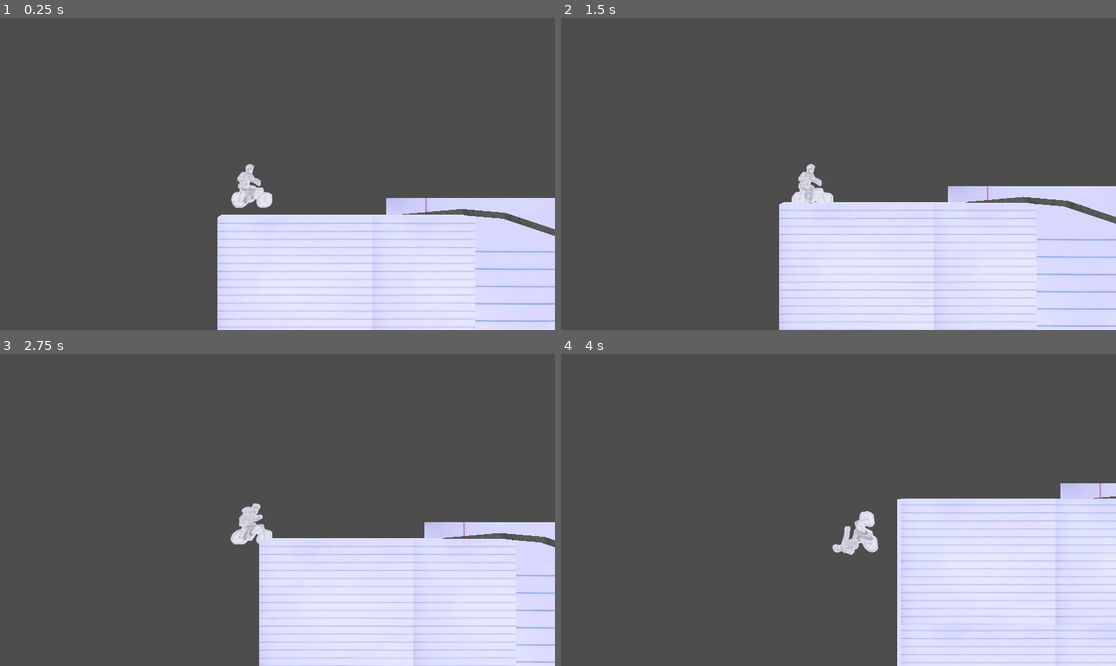
Above: before the commit, frames 1-4 (two rows, left to right).
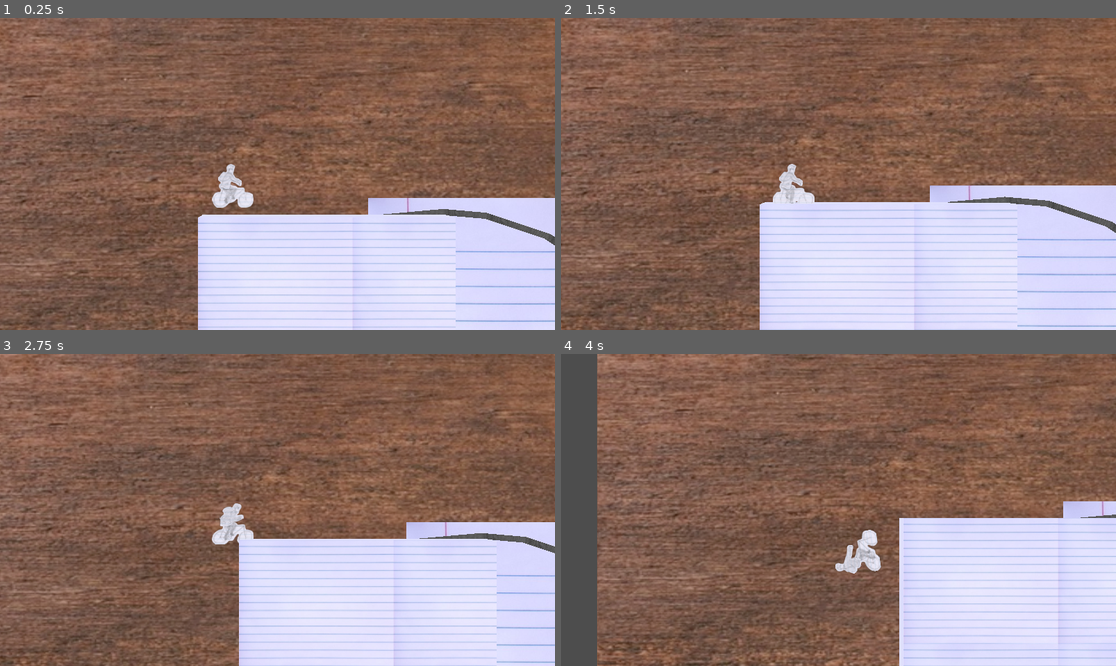
Above: after the commit, the same moments.

Repository: KyleSaki714/brackeysgamejam25-godotgame
Game: Godot game, scene res://World.tscn
Two runs of this game, one before a commit and one after it. Both use one fixed random seed, a clock stepped at 60 frames per second and the inputs below.
Inputs:
- Up to frame 1 (0.25 s): no input
- Up to frame 2 (1.5 s): hold Right (tilt right) 0.53-1.28 s; tap Space (jump) at 0.77 s; tap Enter at 1.25 s; hold S (backward) from 1.28 s (still down)
- Up to frame 3 (2.75 s): tap Space (jump) at 1.52 s; release S (backward) at 2.03 s; hold Right (tilt right) from 2.03 s (still down)
- Up to frame 4 (4 s): release Right (tilt right) at 2.78 s; hold Up (forward) 2.78-3.53 s; tap Space (jump) at 3.02, 3.77 s; hold Left (tilt left) from 3.53 s (still down)

The runs differ from the first frame. In frame 1, 75% of the frame differs, in the area x 0-100%, y 0-100%; in frame 2, 73%; in frame 3, 76%; in frame 4, 76%, in the area x 6-100%, y 0-100%.

Commit message:
reorganize Areas folder, add backgrounds, add wooden desk texture

Diff:
--- a/Areas/Area1.tscn
+++ /dev/null
@@ -1,15 +0,0 @@
-[gd_scene load_steps=3 format=3 uid="uid://f22myalbcc1g"]
-
-[ext_resource type="Script" path="res://Areas/Terrain.gd" id="1_5ey8v"]
-[ext_resource type="Curve3D" uid="uid://bqya0687umq2p" path="res://Areas/Platforms/TutorialMountainsCurve.tres" id="2_ws7rq"]
-
-[node name="Area1" type="StaticBody3D"]
-script = ExtResource("1_5ey8v")
-
-[node name="CollisionPolygon3D" type="CollisionPolygon3D" parent="."]
-depth = 3.0
-polygon = PackedVector2Array(0, 0, 0, 0)
-margin = 10.0
-
-[node name="Path3D" type="Path3D" parent="."]
-curve = ExtResource("2_ws7rq")
--- a/Areas/StartRamp.tscn
+++ b/Areas/AreaStartRamp.tscn
@@ -69,20 +69,26 @@
 path_joined = false
 material = SubResource("StandardMaterial3D_55xqf")
 
-[node name="MeshInstance3D" type="MeshInstance3D" parent="."]
+[node name="Background" type="Node3D" parent="."]
+
+[node name="MeshInstance3D" type="MeshInstance3D" parent="Background"]
 transform = Transform3D(1, 0, 0, 0, 1, 0, 0, 0, 1, 58.2083, -36.0188, -2)
 mesh = SubResource("PlaneMesh_xo7ou")
+skeleton = NodePath("../..")
 
-[node name="MeshInstance3D2" type="MeshInstance3D" parent="."]
+[node name="MeshInstance3D2" type="MeshInstance3D" parent="Background"]
 transform = Transform3D(1, 0, 0, 0, 1, 0, 0, 0, 1, 96.0579, -79.8578, -2)
 mesh = SubResource("PlaneMesh_xo7ou")
+skeleton = NodePath("../..")
 
-[node name="MeshInstance3D3" type="MeshInstance3D" parent="."]
+[node name="MeshInstance3D3" type="MeshInstance3D" parent="Background"]
 transform = Transform3D(0.709005, 0.705204, 0, -0.705204, 0.709005, 0, 0, 0, 1, 142.592, -100.456, -2)
 mesh = SubResource("PlaneMesh_xo7ou")
+skeleton = NodePath("../..")
 
-[node name="MeshInstance3D4" type="MeshInstance3D" parent="."]
+[node name="MeshInstance3D4" type="MeshInstance3D" parent="Background"]
 transform = Transform3D(1, 0, 0, 0, 1, 0, 0, 0, 1, 201.394, -93.7924, -2)
 mesh = SubResource("PlaneMesh_xo7ou")
+skeleton = NodePath("../..")
 
 [editable path="PlatformRectangle"]
--- a/Areas/Tutorial.tscn
+++ b/Areas/AreaTutorial.tscn
@@ -1,7 +1,8 @@
-[gd_scene load_steps=9 format=3 uid="uid://j3q4vlxlvote"]
+[gd_scene load_steps=12 format=3 uid="uid://j3q4vlxlvote"]
 
-[ext_resource type="PackedScene" uid="uid://cm2qqx4xalftm" path="res://Areas/PlatformCustomCurves.tscn" id="1_l6b4k"]
+[ext_resource type="PackedScene" uid="uid://cm2qqx4xalftm" path="res://Areas/Platforms/PlatformCustomCurves.tscn" id="1_l6b4k"]
 [ext_resource type="PackedScene" uid="uid://b2w80cyadsfv2" path="res://Areas/Platforms/PlatformRectangle.tscn" id="3_pl3mn"]
+[ext_resource type="Texture2D" uid="uid://vcw0w27hirda" path="res://assets/Textures/Write_Your_Story_Blank_Lined_Notebook_Paper_Creative_Commons_(4812267249).jpg" id="4_8w2hx"]
 [ext_resource type="Material" uid="uid://c1448lhcffexi" path="res://assets/Textures/Texture_LinedPaper.tres" id="4_w278w"]
 
 [sub_resource type="Curve3D" id="Curve3D_bfvo5"]
@@ -25,6 +26,15 @@
 [sub_resource type="BoxMesh" id="BoxMesh_ihk6m"]
 material = ExtResource("4_w278w")
 size = Vector3(60, 50, 3)
+
+[sub_resource type="StandardMaterial3D" id="StandardMaterial3D_blj7p"]
+albedo_texture = ExtResource("4_8w2hx")
+uv2_scale = Vector3(5, 5, 5)
+
+[sub_resource type="PlaneMesh" id="PlaneMesh_so7nw"]
+material = SubResource("StandardMaterial3D_blj7p")
+size = Vector2(60, 77.647)
+orientation = 2
 
 [node name="Tutorial" type="Node3D"]
 
@@ -89,6 +99,28 @@
 transform = Transform3D(1, 0, 0, 0, 1, 0, 0, 0, 1, 30, -25, 0)
 mesh = SubResource("BoxMesh_ihk6m")
 
+[node name="Background" type="Node3D" parent="."]
+
+[node name="MeshInstance3D" type="MeshInstance3D" parent="Background"]
+transform = Transform3D(-4.37114e-08, 1, 0, -1, -4.37114e-08, 0, 0, 0, 1, 224.208, -10.0188, -2)
+mesh = SubResource("PlaneMesh_so7nw")
+skeleton = NodePath("../..")
+
+[node name="MeshInstance3D2" type="MeshInstance3D" parent="Background"]
+transform = Transform3D(0.565831, -0.824521, 0, 0.824521, 0.565831, 0, 0, 0, 1, 339.058, 11.1422, -22)
+mesh = SubResource("PlaneMesh_so7nw")
+skeleton = NodePath("../..")
+
+[node name="MeshInstance3D3" type="MeshInstance3D" parent="Background"]
+transform = Transform3D(0.709005, 0.705204, 0, -0.705204, 0.709005, 0, 0, 0, 1, 127.592, 4.544, -16)
+mesh = SubResource("PlaneMesh_so7nw")
+skeleton = NodePath("../..")
+
+[node name="MeshInstance3D4" type="MeshInstance3D" parent="Background"]
+transform = Transform3D(1, 0, 0, 0, 1, 0, 0, 0, 1, 52.394, 4.2076, -12)
+mesh = SubResource("PlaneMesh_so7nw")
+skeleton = NodePath("../..")
+
 [editable path="PlatformCustomCurves"]
 [editable path="PlatformRectangle"]
 [editable path="PlatformRectangle2"]
--- a/Areas/PlatformCustomCurves.tscn
+++ /dev/null
@@ -1,17 +0,0 @@
-[gd_scene load_steps=3 format=3 uid="uid://cm2qqx4xalftm"]
-
-[ext_resource type="Script" path="res://Areas/Terrain.gd" id="1_oyfje"]
-
-[sub_resource type="Curve3D" id="Curve3D_cg6to"]
-bake_interval = 10.0
-
-[node name="PlatformCustomCurves" type="StaticBody3D"]
-script = ExtResource("1_oyfje")
-
-[node name="CollisionPolygon3D" type="CollisionPolygon3D" parent="."]
-depth = 3.0
-polygon = PackedVector2Array(0, 0, 0, 0)
-margin = 10.0
-
-[node name="Path3D" type="Path3D" parent="."]
-curve = SubResource("Curve3D_cg6to")
--- /dev/null
+++ b/Areas/Platforms/PlatformCustomCurves.tscn
@@ -0,0 +1,35 @@
+[gd_scene load_steps=5 format=3 uid="uid://cm2qqx4xalftm"]
+
+[ext_resource type="Script" path="res://Areas/Terrain.gd" id="1_oyfje"]
+[ext_resource type="Texture2D" uid="uid://djmjlvdol8i0x" path="res://assets/Textures/graphitetexture.jpg" id="2_jfv31"]
+
+[sub_resource type="Curve3D" id="Curve3D_cg6to"]
+bake_interval = 10.0
+
+[sub_resource type="StandardMaterial3D" id="StandardMaterial3D_2fk31"]
+albedo_color = Color(0.47788, 0.47788, 0.47788, 1)
+albedo_texture = ExtResource("2_jfv31")
+
+[node name="PlatformCustomCurves" type="StaticBody3D"]
+script = ExtResource("1_oyfje")
+
+[node name="CollisionPolygon3D" type="CollisionPolygon3D" parent="."]
+depth = 3.0
+polygon = PackedVector2Array(0, 0, 0, 0)
+margin = 10.0
+
+[node name="Path3D" type="Path3D" parent="."]
+curve = SubResource("Curve3D_cg6to")
+
+[node name="CSGPolygon3D" type="CSGPolygon3D" parent="."]
+mode = 2
+path_node = NodePath("../Path3D")
+path_interval_type = 0
+path_interval = 1.0
+path_simplify_angle = 8.6
+path_rotation = 1
+path_local = true
+path_continuous_u = false
+path_u_distance = 1.0
+path_joined = false
+material = SubResource("StandardMaterial3D_2fk31")
--- /dev/null
+++ b/Areas/Tests/Area1.tscn
@@ -0,0 +1,67 @@
+[gd_scene load_steps=11 format=3 uid="uid://f22myalbcc1g"]
+
+[ext_resource type="Script" path="res://Areas/Terrain.gd" id="1_ts5c4"]
+[ext_resource type="PackedScene" uid="uid://b2w80cyadsfv2" path="res://Areas/Platforms/PlatformRectangle.tscn" id="2_i0805"]
+[ext_resource type="Material" uid="uid://c1448lhcffexi" path="res://assets/Textures/Texture_LinedPaper.tres" id="3_7fucn"]
+[ext_resource type="PackedScene" uid="uid://cm2qqx4xalftm" path="res://Areas/Platforms/PlatformCustomCurves.tscn" id="4_w35xb"]
+[ext_resource type="Curve3D" uid="uid://bqya0687umq2p" path="res://Areas/Platforms/TutorialMountainsCurve.tres" id="5_lm68k"]
+[ext_resource type="Texture2D" uid="uid://vcw0w27hirda" path="res://assets/Textures/Write_Your_Story_Blank_Lined_Notebook_Paper_Creative_Commons_(4812267249).jpg" id="6_km7dm"]
+
+[sub_resource type="BoxShape3D" id="BoxShape3D_qao47"]
+size = Vector3(190, 1, 3)
+
+[sub_resource type="BoxMesh" id="BoxMesh_dauvt"]
+material = ExtResource("3_7fucn")
+size = Vector3(190, 50, 3)
+
+[sub_resource type="StandardMaterial3D" id="StandardMaterial3D_f57my"]
+albedo_texture = ExtResource("6_km7dm")
+uv2_scale = Vector3(5, 5, 5)
+
+[sub_resource type="PlaneMesh" id="PlaneMesh_edsmi"]
+material = SubResource("StandardMaterial3D_f57my")
+size = Vector2(60, 77.647)
+orientation = 2
+
+[node name="Area1" type="Node3D"]
+script = ExtResource("1_ts5c4")
+
+[node name="PlatformRectangle" parent="." instance=ExtResource("2_i0805")]
+
+[node name="CollisionShape3D" parent="PlatformRectangle" index="0"]
+transform = Transform3D(1, 0, 0, 0, 1, 0, 0, 0, 1, 95.02, -0.5, 0)
+shape = SubResource("BoxShape3D_qao47")
+
+[node name="MeshInstance3D3" parent="PlatformRectangle" index="1"]
+transform = Transform3D(1, 0, 0, 0, 1, 0, 0, 0, 1, 95, -25, 0)
+mesh = SubResource("BoxMesh_dauvt")
+
+[node name="PlatformCustomCurves" parent="." instance=ExtResource("4_w35xb")]
+
+[node name="Path3D" parent="PlatformCustomCurves" index="1"]
+curve = ExtResource("5_lm68k")
+
+[node name="Background" type="Node3D" parent="."]
+
+[node name="MeshInstance3D" type="MeshInstance3D" parent="Background"]
+transform = Transform3D(-4.37114e-08, 1, 0, -1, -4.37114e-08, 0, 0, 0, 1, 224.208, -10.0188, -2)
+mesh = SubResource("PlaneMesh_edsmi")
+skeleton = NodePath("../..")
+
+[node name="MeshInstance3D2" type="MeshInstance3D" parent="Background"]
+transform = Transform3D(1, 0, 0, 0, 1, 0, 0, 0, 1, 96.0579, -79.8578, -2)
+mesh = SubResource("PlaneMesh_edsmi")
+skeleton = NodePath("../..")
+
+[node name="MeshInstance3D3" type="MeshInstance3D" parent="Background"]
+transform = Transform3D(0.709005, 0.705204, 0, -0.705204, 0.709005, 0, 0, 0, 1, 142.592, -100.456, -2)
+mesh = SubResource("PlaneMesh_edsmi")
+skeleton = NodePath("../..")
+
+[node name="MeshInstance3D4" type="MeshInstance3D" parent="Background"]
+transform = Transform3D(1, 0, 0, 0, 1, 0, 0, 0, 1, 201.394, -93.7924, -2)
+mesh = SubResource("PlaneMesh_edsmi")
+skeleton = NodePath("../..")
+
+[editable path="PlatformRectangle"]
+[editable path="PlatformCustomCurves"]
--- /dev/null
+++ b/Areas/Tests/track_creator.tscn
@@ -0,0 +1,37 @@
+[gd_scene load_steps=6 format=3 uid="uid://b0lstjsusw1dh"]
+
+[ext_resource type="PackedScene" uid="uid://dcptis54g1co7" path="res://Areas/AreaStartRamp.tscn" id="1_q5wfv"]
+[ext_resource type="PackedScene" uid="uid://dg6p1qquywry7" path="res://Bike.tscn" id="2_cyo2i"]
+[ext_resource type="PackedScene" uid="uid://bi7rb6kshvy0f" path="res://GameCamera.tscn" id="3_yj266"]
+[ext_resource type="PackedScene" uid="uid://j3q4vlxlvote" path="res://Areas/AreaTutorial.tscn" id="4_1hnca"]
+
+[sub_resource type="Environment" id="Environment_37bjj"]
+ambient_light_source = 3
+ambient_light_color = Color(1, 1, 1, 1)
+ambient_light_sky_contribution = 0.38
+
+[node name="TrackCreator" type="Node3D"]
+
+[node name="Terrain" parent="." instance=ExtResource("1_q5wfv")]
+
+[node name="Terrain3" parent="." instance=ExtResource("1_q5wfv")]
+transform = Transform3D(1, 0, 0, 0, 1, 0, 0, 0, 1, 120, -141, 0)
+
+[node name="Terrain2" parent="." instance=ExtResource("1_q5wfv")]
+transform = Transform3D(1, 0, 0, 0, 1, 0, 0, 0, 1, 195, -88, 0)
+
+[node name="Bike" parent="." instance=ExtResource("2_cyo2i")]
+transform = Transform3D(1, 0, 0, 0, 1, 0, 0, 0, 1, 3.33828, 0.711944, 0)
+mass = 40.0
+
+[node name="GameCamera" parent="." node_paths=PackedStringArray("_follow_target", "_look_target") instance=ExtResource("3_yj266")]
+_follow_target = NodePath("../Bike/CamFollowTarget")
+_look_target = NodePath("../Bike/CamLookTarget")
+
+[node name="WorldEnvironment" type="WorldEnvironment" parent="."]
+environment = SubResource("Environment_37bjj")
+
+[node name="Tutorial" parent="." instance=ExtResource("4_1hnca")]
+transform = Transform3D(1, 0, 0, 0, 1, 0, 0, 0, 1, 0.667786, 0, 0)
+
+[editable path="Bike"]
--- a/Areas/track_creator.tscn
+++ /dev/null
@@ -1,37 +0,0 @@
-[gd_scene load_steps=6 format=3 uid="uid://b0lstjsusw1dh"]
-
-[ext_resource type="PackedScene" uid="uid://dcptis54g1co7" path="res://Areas/StartRamp.tscn" id="1_pcrxf"]
-[ext_resource type="PackedScene" uid="uid://dg6p1qquywry7" path="res://Bike.tscn" id="1_vnrgh"]
-[ext_resource type="PackedScene" uid="uid://bi7rb6kshvy0f" path="res://GameCamera.tscn" id="3_b2pmn"]
-[ext_resource type="PackedScene" uid="uid://j3q4vlxlvote" path="res://Areas/Tutorial.tscn" id="4_yxbgx"]
-
-[sub_resource type="Environment" id="Environment_37bjj"]
-ambient_light_source = 3
-ambient_light_color = Color(1, 1, 1, 1)
-ambient_light_sky_contribution = 0.38
-
-[node name="TrackCreator" type="Node3D"]
-
-[node name="Terrain" parent="." instance=ExtResource("1_pcrxf")]
-
-[node name="Terrain3" parent="." instance=ExtResource("1_pcrxf")]
-transform = Transform3D(1, 0, 0, 0, 1, 0, 0, 0, 1, 120, -141, 0)
-
-[node name="Terrain2" parent="." instance=ExtResource("1_pcrxf")]
-transform = Transform3D(1, 0, 0, 0, 1, 0, 0, 0, 1, 195, -88, 0)
-
-[node name="Bike" parent="." instance=ExtResource("1_vnrgh")]
-transform = Transform3D(1, 0, 0, 0, 1, 0, 0, 0, 1, 3.33828, 0.711944, 0)
-mass = 40.0
-
-[node name="GameCamera" parent="." node_paths=PackedStringArray("_follow_target", "_look_target") instance=ExtResource("3_b2pmn")]
-_follow_target = NodePath("../Bike/CamFollowTarget")
-_look_target = NodePath("../Bike/CamLookTarget")
-
-[node name="WorldEnvironment" type="WorldEnvironment" parent="."]
-environment = SubResource("Environment_37bjj")
-
-[node name="Tutorial" parent="." instance=ExtResource("4_yxbgx")]
-transform = Transform3D(1, 0, 0, 0, 1, 0, 0, 0, 1, 0.667786, 0, 0)
-
-[editable path="Bike"]
--- a/Bike.tscn
+++ b/Bike.tscn
@@ -113,7 +113,7 @@
 mesh = SubResource("CylinderMesh_ybs2l")
 
 [node name="CamFollowTarget" type="Node3D" parent="."]
-transform = Transform3D(1, 0, 0, 0, 1, 0, 0, 0, 1, 4.26414, 4.57778, 45.572)
+transform = Transform3D(1, 0, 0, 0, 1, 0, 0, 0, 1, 7.39115, 4.57778, 45.572)
 
 [node name="CamLookTarget" type="Node3D" parent="."]
 
--- a/World.tscn
+++ b/World.tscn
@@ -1,15 +1,24 @@
-[gd_scene load_steps=7 format=3 uid="uid://cde7rcehautca"]
+[gd_scene load_steps=10 format=3 uid="uid://cde7rcehautca"]
 
 [ext_resource type="PackedScene" uid="uid://dg6p1qquywry7" path="res://Bike.tscn" id="2_pbg5e"]
 [ext_resource type="PackedScene" uid="uid://bi7rb6kshvy0f" path="res://GameCamera.tscn" id="3_lk8vx"]
 [ext_resource type="Script" path="res://GameManager.gd" id="4_4my16"]
-[ext_resource type="PackedScene" uid="uid://dcptis54g1co7" path="res://Areas/StartRamp.tscn" id="5_2fkej"]
-[ext_resource type="PackedScene" uid="uid://f22myalbcc1g" path="res://Areas/Area1.tscn" id="5_icdp7"]
+[ext_resource type="PackedScene" uid="uid://dcptis54g1co7" path="res://Areas/AreaStartRamp.tscn" id="5_2fkej"]
+[ext_resource type="PackedScene" uid="uid://j3q4vlxlvote" path="res://Areas/AreaTutorial.tscn" id="5_uhlam"]
+[ext_resource type="Texture2D" uid="uid://bf0bumvh52ymn" path="res://assets/Textures/woodendesktexture.jpg" id="6_da5bw"]
 
 [sub_resource type="Environment" id="Environment_3mh0e"]
 ambient_light_source = 3
 ambient_light_color = Color(1, 1, 1, 1)
 ambient_light_sky_contribution = 0.34
+
+[sub_resource type="StandardMaterial3D" id="StandardMaterial3D_60bht"]
+albedo_texture = ExtResource("6_da5bw")
+
+[sub_resource type="PlaneMesh" id="PlaneMesh_vef3c"]
+material = SubResource("StandardMaterial3D_60bht")
+size = Vector2(800, 400)
+orientation = 2
 
 [node name="World" type="Node3D"]
 
@@ -32,10 +41,16 @@
 [node name="StartRamp" parent="AreasContainer" instance=ExtResource("5_2fkej")]
 transform = Transform3D(1, 0, 0, 0, 1, 0, 0, 0, 1, 0, -10, 0)
 
-[node name="Area1" parent="AreasContainer" instance=ExtResource("5_icdp7")]
-transform = Transform3D(1, 0, 0, 0, 1, 0, 0, 0, 1, 293.187, -101.936, 0)
+[node name="FirstAreaPoint" type="Node3D" parent="AreasContainer"]
+transform = Transform3D(1, 0, 0, 0, 1, 0, 0, 0, 1, 268.534, -97.4747, 0)
 
-[node name="FirstAreaPoint" type="Node3D" parent="AreasContainer"]
-transform = Transform3D(1, 0, 0, 0, 1, 0, 0, 0, 1, 211.907, -69.9431, 0)
+[node name="Tutorial" parent="AreasContainer" instance=ExtResource("5_uhlam")]
+transform = Transform3D(1, 0, 0, 0, 1, 0, 0, 0, 1, 267.679, -97.8634, 0)
+
+[node name="Background" type="Node3D" parent="."]
+
+[node name="MeshInstance3D" type="MeshInstance3D" parent="Background"]
+transform = Transform3D(1, 0, 0, 0, 1, 0, 0, 0, 1, 328.856, -120.945, -24.1049)
+mesh = SubResource("PlaneMesh_vef3c")
 
 [editable path="Bike"]
Not shown: 1 places in Areas/AreaStartRamp.tscn that only renumber resources
Renamed: Areas/a1t1.tscn -> Areas/Tests/a1t1.tscn
Renamed: Areas/test_bump_cylinder.tscn -> Areas/Tests/test_bump_cylinder.tscn
Renamed: Areas/test_bump_sphere.tscn -> Areas/Tests/test_bump_sphere.tscn
Renamed: Areas/test_ramp1.tscn -> Areas/Tests/test_ramp1.tscn
Renamed: Areas/test_track1.tscn -> Areas/Tests/test_track1.tscn
Binary file added: assets/Textures/woodendesktexture.jpg
Not shown, added: assets/Textures/woodendesktexture.jpg.import
